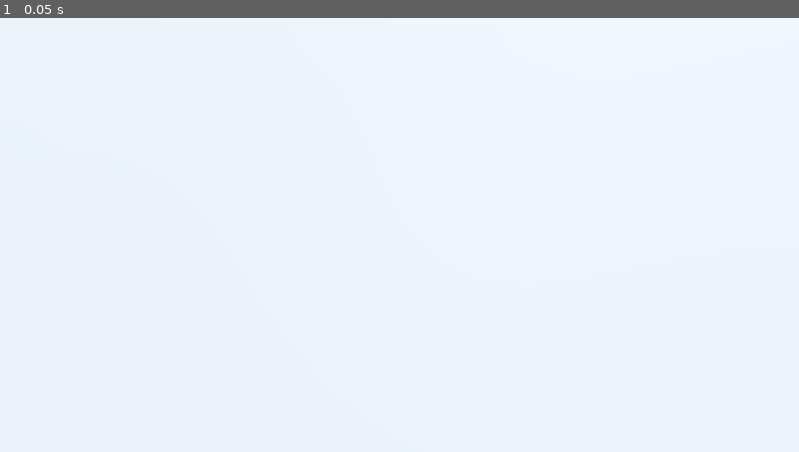
Above: before the commit, frame 1.
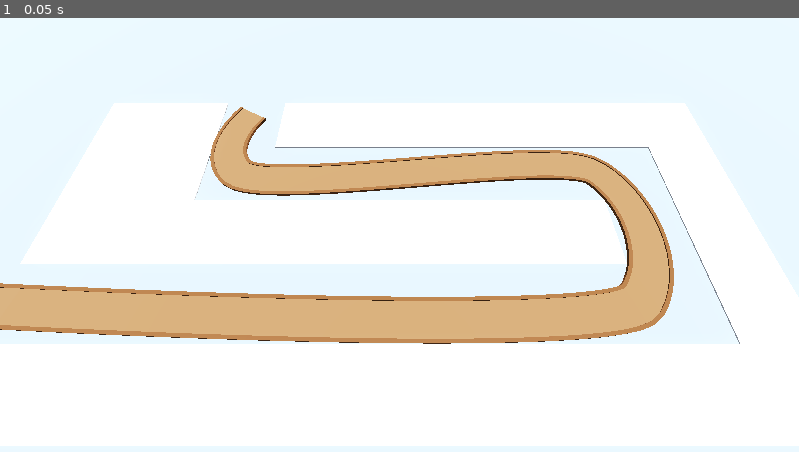
Above: after the commit, the same moment.

Repository: Assasquid/barbarian_blaster
Game: Godot game, scene res://Scenes/base_level.tscn
Same seed, same stepped clock (60 frames per second), same inputs: the game is played once before the commit and once after it. The project has no main scene, so this scene is started directly.
Inputs:
- Up to frame 1 (0.05 s): no input

The runs differ from the first frame. In frame 1, 14% of the frame differs, in the area x 0-93%, y 20-76%.

Commit message:
Create a path for enemies to follow.

Diff:
--- a/Scenes/base_level.tscn
+++ b/Scenes/base_level.tscn
@@ -1,4 +1,6 @@
-[gd_scene load_steps=4 format=3 uid="uid://bn12kcsx877x"]
+[gd_scene load_steps=10 format=3 uid="uid://bn12kcsx877x"]
+
+[ext_resource type="MeshLibrary" uid="uid://ridxlenkhg7l" path="res://MeshLibraries/space_library.tres" id="1_qhsvv"]
 
 [sub_resource type="ProceduralSkyMaterial" id="ProceduralSkyMaterial_timms"]
 sky_horizon_color = Color(0.64625, 0.65575, 0.67075, 1)
@@ -13,6 +15,25 @@
 tonemap_mode = 2
 glow_enabled = true
 
+[sub_resource type="StandardMaterial3D" id="StandardMaterial3D_hi3xb"]
+albedo_color = Color(0.564706, 0.6, 0.615686, 1)
+
+[sub_resource type="Curve3D" id="Curve3D_xk1yg"]
+_data = {
+"points": PackedVector3Array(0, 0, 0, 0, 0, 0, -24, 0, 6, -2, 0, 2, 2, 0, -2, 12, 0, 6, 2, 0, 2, -2, 0, -2, 12, 0, -2, 2, 0, 2, -2, 0, -2, -10, 0, -2, 0, 0, 0, 0, 0, 0, -10, 0, -7),
+"tilts": PackedFloat32Array(0, 0, 0, 0, 0)
+}
+point_count = 5
+
+[sub_resource type="StandardMaterial3D" id="StandardMaterial3D_iy61t"]
+albedo_color = Color(0.501961, 0.352941, 0.211765, 1)
+
+[sub_resource type="StandardMaterial3D" id="StandardMaterial3D_brg0o"]
+albedo_color = Color(0.415686, 0.25098, 0.113725, 1)
+
+[sub_resource type="StandardMaterial3D" id="StandardMaterial3D_0mk6a"]
+albedo_color = Color(0.415686, 0.25098, 0.113725, 1)
+
 [node name="BaseLevel" type="Node3D"]
 
 [node name="DirectionalLight3D" type="DirectionalLight3D" parent="."]
@@ -25,6 +46,63 @@
 [node name="CSGBox3D" type="CSGBox3D" parent="."]
 transform = Transform3D(1, 0, 0, 0, 1, 0, 0, 0, 1, 0, -1, 0)
 size = Vector3(100, 2, 100)
+material = SubResource("StandardMaterial3D_hi3xb")
 
 [node name="Camera3D" type="Camera3D" parent="."]
 transform = Transform3D(1, 0, 0, 0, 0.422618, 0.906308, 0, -0.906308, 0.422618, 0, 14.5, 9.5)
+
+[node name="GridMap" type="GridMap" parent="."]
+mesh_library = ExtResource("1_qhsvv")
+cell_size = Vector3(4, 2, 4)
+cell_center_y = false
+data = {
+"cells": PackedInt32Array(65535, 65534, 0, 65532, 2, 0, 65532, 65534, 0, 1, 2, 0, 2, 2, 0, 3, 2, 0, 0, 65534, 0, 1, 65534, 0, 65534, 65534, 0, 65531, 2, 0, 65531, 65535, 0, 65531, 65534, 0, 4, 2, 0, 4, 1, 0, 4, 0, 0, 65532, 65535, 0, 65533, 0, 0, 65534, 0, 0, 65535, 0, 0, 4, 65535, 0, 65531, 0, 0, 65532, 0, 0, 4, 65534, 0, 3, 65534, 0, 2, 65534, 0, 2, 0, 0, 1, 0, 0, 0, 0, 0, 65534, 2, 0, 65535, 2, 0, 0, 2, 0, 65533, 2, 0)
+}
+metadata/_editor_floor_ = Vector3(0, 0, 0)
+
+[node name="Path3D" type="Path3D" parent="."]
+curve = SubResource("Curve3D_xk1yg")
+
+[node name="Road" type="CSGPolygon3D" parent="Path3D"]
+polygon = PackedVector2Array(-1, 0, -1, 0.1, 1, 0.1, 1, 0)
+mode = 2
+path_node = NodePath("..")
+path_interval_type = 0
+path_interval = 0.5
+path_simplify_angle = 0.0
+path_rotation = 2
+path_local = false
+path_continuous_u = true
+path_u_distance = 1.0
+path_joined = false
+material = SubResource("StandardMaterial3D_iy61t")
+
+[node name="Road2" type="CSGPolygon3D" parent="Path3D"]
+material_override = SubResource("StandardMaterial3D_brg0o")
+polygon = PackedVector2Array(-1.1, 0, -1.1, 0.15, -0.9, 0.15, -0.9, 0)
+mode = 2
+path_node = NodePath("..")
+path_interval_type = 0
+path_interval = 0.5
+path_simplify_angle = 0.0
+path_rotation = 2
+path_local = false
+path_continuous_u = true
+path_u_distance = 1.0
+path_joined = false
+material = SubResource("StandardMaterial3D_iy61t")
+
+[node name="Road3" type="CSGPolygon3D" parent="Path3D"]
+material_override = SubResource("StandardMaterial3D_0mk6a")
+polygon = PackedVector2Array(1.1, 0, 1.1, 0.15, 0.9, 0.15, 0.9, 0)
+mode = 2
+path_node = NodePath("..")
+path_interval_type = 0
+path_interval = 0.5
+path_simplify_angle = 0.0
+path_rotation = 2
+path_local = false
+path_continuous_u = true
+path_u_distance = 1.0
+path_joined = false
+material = SubResource("StandardMaterial3D_iy61t")
Not shown: 4 places in MeshLibraries/space_library.tres that only renumber resources
